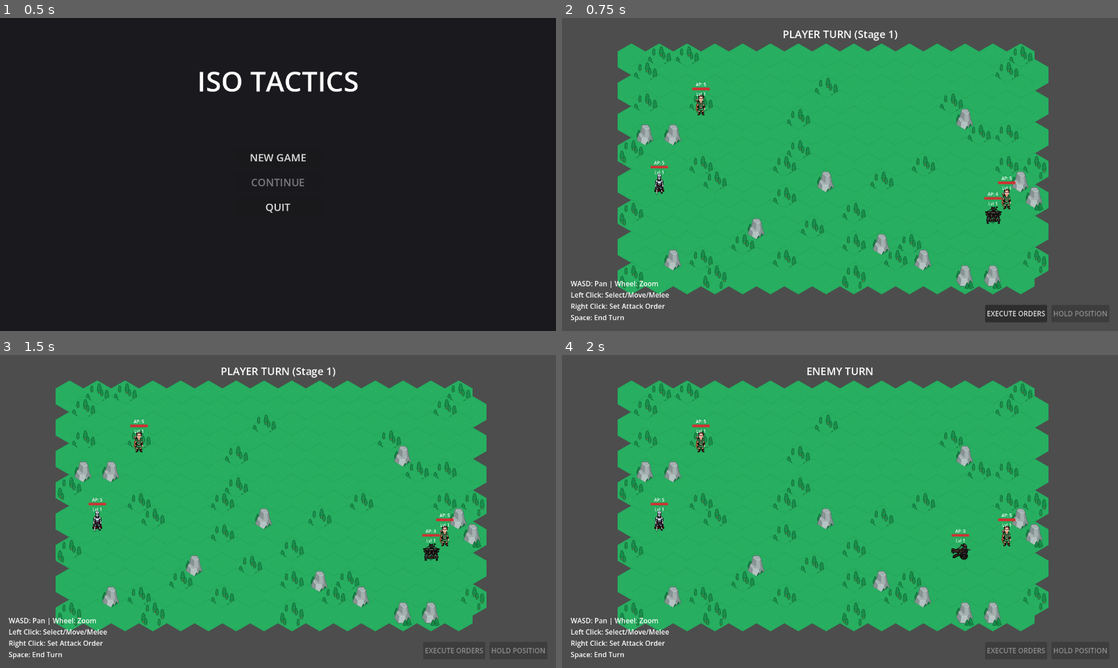
Above: before the commit, frames 1-4 (two rows, left to right).
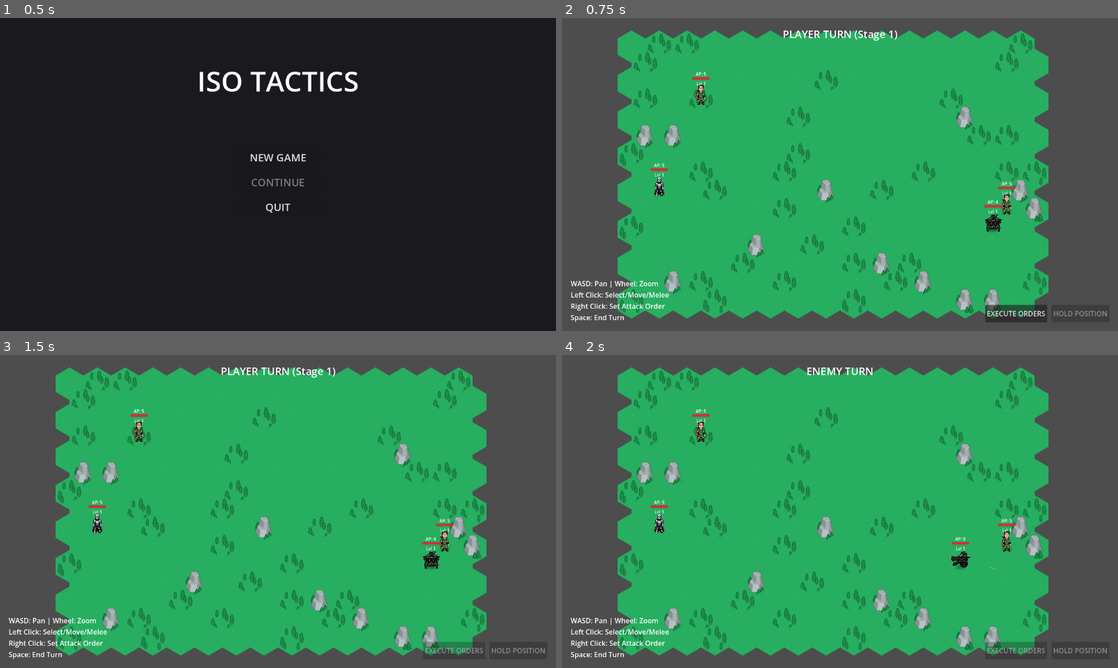
Above: after the commit, the same moments.

Repository: najoory/iso-tactics
Game: Godot game, scene res://scenes/main_menu.tscn
The game is run twice, just before and just after one commit, with the same random seed, the same clock (stepped at 60 frames per second) and the same inputs.
Inputs:
- Up to frame 1 (0.5 s): no input
- Up to frame 2 (0.75 s): click "NEW GAME" at 0.5 s
- Up to frame 3 (1.5 s): click "EXECUTE ORDERS" at 1.25 s
- Up to frame 4 (2 s): no input

Frame 1 is identical in both runs. In frame 2, 17% of the frame differs, in the area x 10-88%, y 4-96%; in frame 3, 17%; in frame 4, 17%.

Commit message:
Visual Overhaul: Switched to 64x56 natural Kenney proportions to avoid image damage and messy overlaps

Diff:
--- a/resources/tileset.tres
+++ b/resources/tileset.tres
@@ -14,74 +14,63 @@
 
 [sub_resource type="TileSetAtlasSource" id="0"]
 texture = ExtResource("1_grass")
-texture_region_size = Vector2i(64, 128)
+texture_region_size = Vector2i(64, 75)
 0:0/0 = 0
-0:0/0/texture_origin = Vector2i(0, 8)
 
 [sub_resource type="TileSetAtlasSource" id="1"]
 texture = ExtResource("2_highlight")
-texture_region_size = Vector2i(64, 128)
+texture_region_size = Vector2i(64, 75)
 0:0/0 = 0
-0:0/0/texture_origin = Vector2i(0, 8)
 
 [sub_resource type="TileSetAtlasSource" id="2"]
 texture = ExtResource("3_forest")
-texture_region_size = Vector2i(64, 128)
+texture_region_size = Vector2i(64, 75)
 0:0/0 = 0
-0:0/0/texture_origin = Vector2i(0, 8)
 
 [sub_resource type="TileSetAtlasSource" id="3"]
 texture = ExtResource("4_water")
-texture_region_size = Vector2i(64, 128)
+texture_region_size = Vector2i(64, 75)
 0:0/0 = 0
-0:0/0/texture_origin = Vector2i(0, 8)
 
 [sub_resource type="TileSetAtlasSource" id="4"]
 texture = ExtResource("5_mountain")
-texture_region_size = Vector2i(64, 128)
+texture_region_size = Vector2i(64, 75)
 0:0/0 = 0
-0:0/0/texture_origin = Vector2i(0, 8)
 
 [sub_resource type="TileSetAtlasSource" id="5"]
 texture = ExtResource("6_attack_highlight")
-texture_region_size = Vector2i(64, 128)
+texture_region_size = Vector2i(64, 75)
 0:0/0 = 0
-0:0/0/texture_origin = Vector2i(0, 8)
 
 [sub_resource type="TileSetAtlasSource" id="6"]
 texture = ExtResource("7_house")
-texture_region_size = Vector2i(64, 128)
+texture_region_size = Vector2i(64, 75)
 0:0/0 = 0
-0:0/0/texture_origin = Vector2i(0, 8)
 
 [sub_resource type="TileSetAtlasSource" id="7"]
 texture = ExtResource("8_wall")
-texture_region_size = Vector2i(64, 128)
+texture_region_size = Vector2i(64, 75)
 0:0/0 = 0
-0:0/0/texture_origin = Vector2i(0, 8)
 
 [sub_resource type="TileSetAtlasSource" id="8"]
 texture = ExtResource("9_ruins")
-texture_region_size = Vector2i(64, 128)
+texture_region_size = Vector2i(64, 75)
 0:0/0 = 0
-0:0/0/texture_origin = Vector2i(0, 8)
 
 [sub_resource type="TileSetAtlasSource" id="9"]
 texture = ExtResource("10_corpse")
-texture_region_size = Vector2i(64, 128)
+texture_region_size = Vector2i(64, 75)
 0:0/0 = 0
-0:0/0/texture_origin = Vector2i(0, 8)
 
 [sub_resource type="TileSetAtlasSource" id="10"]
 texture = ExtResource("11_castle")
-texture_region_size = Vector2i(64, 128)
+texture_region_size = Vector2i(64, 75)
 0:0/0 = 0
-0:0/0/texture_origin = Vector2i(0, 8)
 
 [resource]
 tile_shape = 3
 tile_layout = 0
-tile_size = Vector2i(64, 48)
+tile_size = Vector2i(64, 56)
 sources/0 = SubResource("0")
 sources/1 = SubResource("1")
 sources/2 = SubResource("2")
Binary file changed: assets/kenney/attack_highlight.png
Binary file changed: assets/kenney/castle.png
Binary file changed: assets/kenney/corpse.png
Binary file changed: assets/kenney/dirt.png
Binary file changed: assets/kenney/forest.png
Binary file changed: assets/kenney/grass.png
Binary file changed: assets/kenney/highlight.png
Binary file changed: assets/kenney/house.png
Binary file changed: assets/kenney/mountain.png
Binary file changed: assets/kenney/ruins.png
Binary file changed: assets/kenney/wall.png
Binary file changed: assets/kenney/water.png
